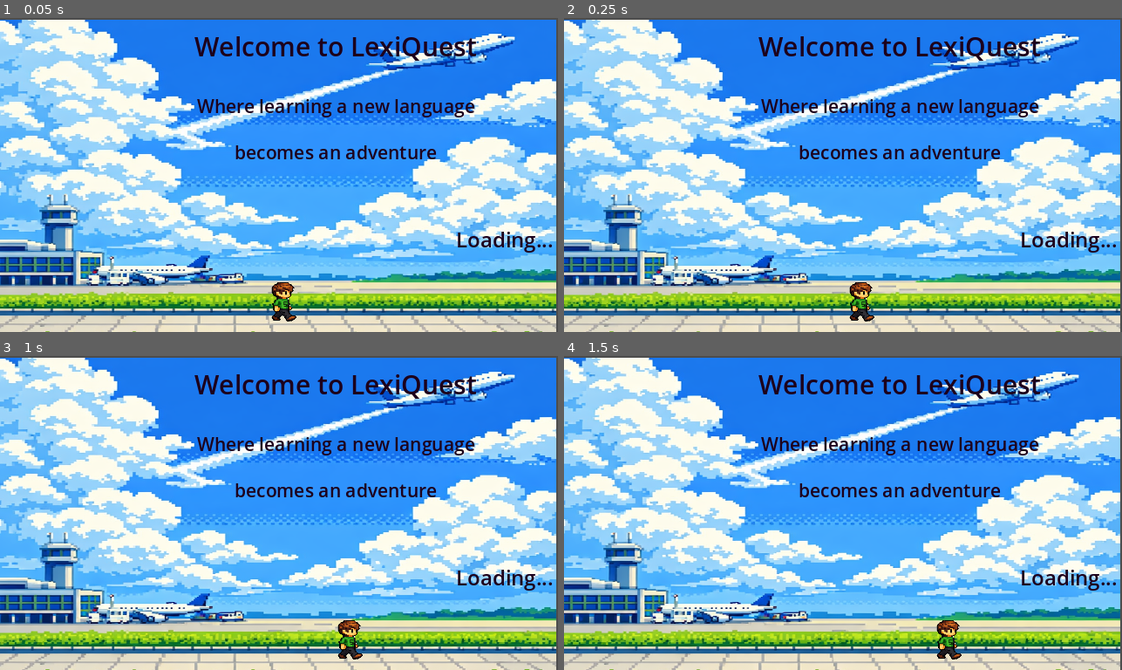
Above: before the commit, frames 1-4 (two rows, left to right).
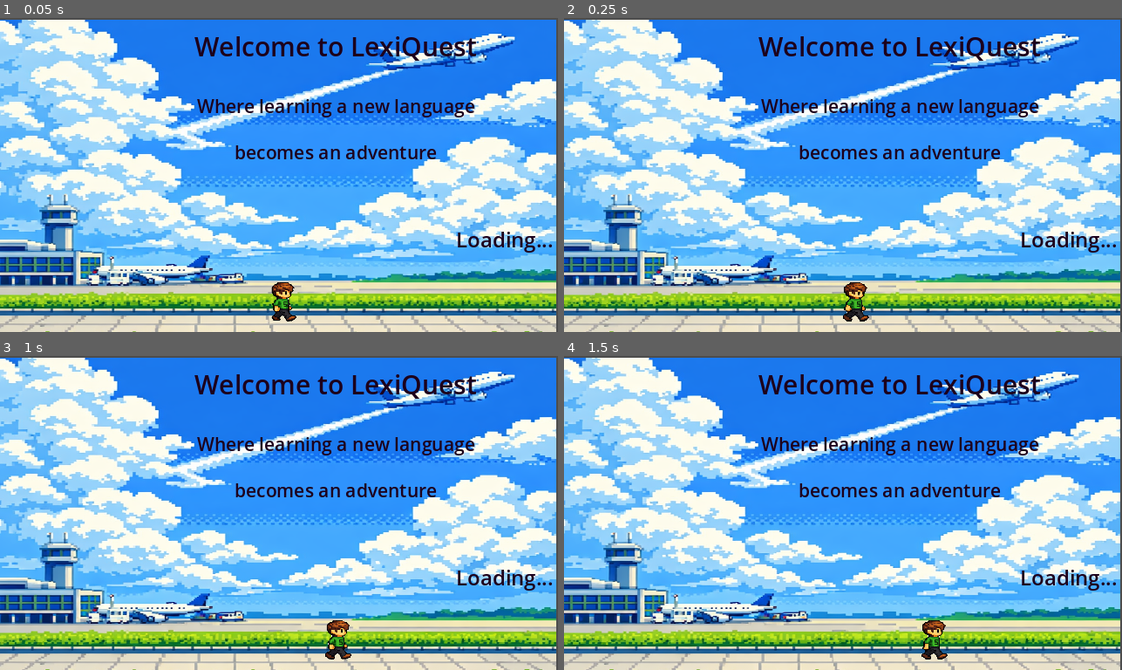
Above: after the commit, the same moments.

Repository: Katie4104/LexiQuest
Game: Godot game, scene res://splash_screen.tscn
Two runs of this game, one before a commit and one after it. Both use one fixed random seed, a clock stepped at 60 frames per second and the inputs below.
Inputs (mouse positions are in pixels of both pictures, inside the frame that each line leads up to):
- Up to frame 1 (0.05 s): no input
- Up to frame 2 (0.25 s): no input
- Up to frame 3 (1 s): tap Enter (ui_accept) at 0.5, 0.77 s; move the mouse to (401, 497) at 0.52 s; hold Right (ui_right) from 0.53 s (still down)
- Up to frame 4 (1.5 s): move the mouse to (731, 528) at 1.27 s; release Right (ui_right) at 1.28 s; hold Down (ui_down) from 1.28 s (still down)

Frame 1 is identical in both runs. In frame 2, 0.5% of the frame differs, in the area x 50-56%, y 84-97%; in frame 3, 0.6%; in frame 4, 0.7%, in the area x 64-72%, y 84-97%.

Commit message:
Music & splash screen update

Diff:
--- a/main.tscn
+++ b/main.tscn
@@ -9,6 +9,7 @@
 [ext_resource type="Script" uid="uid://g87sgqhp1mo5" path="res://player.gd" id="5_5vw27"]
 [ext_resource type="PackedScene" uid="uid://bcpxu8picob4g" path="res://npc.tscn" id="8_5vw27"]
 [ext_resource type="PackedScene" uid="uid://bka6y545ft0tx" path="res://db1.tscn" id="9_kek77"]
+[ext_resource type="AudioStream" uid="uid://du7aaauwbdl7x" path="res://assets/520937__mrthenoronha__8-bit-game-intro-loop.wav" id="10_4c57u"]
 
 [sub_resource type="TileSetAtlasSource" id="TileSetAtlasSource_dg77c"]
 texture = ExtResource("4_kek77")
@@ -5543,5 +5544,9 @@
 [node name="dialogue" type="CanvasLayer" parent="."]
 
 [node name="db1" parent="dialogue" groups=["dialogue"] instance=ExtResource("9_kek77")]
-visible = false
 offset_top = -141.0
+
+[node name="AudioStreamPlayer" type="AudioStreamPlayer" parent="."]
+stream = ExtResource("10_4c57u")
+volume_db = -20.0
+autoplay = true
--- a/walker.gd
+++ b/walker.gd
@@ -2,6 +2,6 @@
 var speed = 80.0
 
 func _ready():
-	play("walk")
+	play("default")
 func _process(delta):
 	position.x += speed * delta
Not shown: 1 places in main.tscn that only renumber resources
